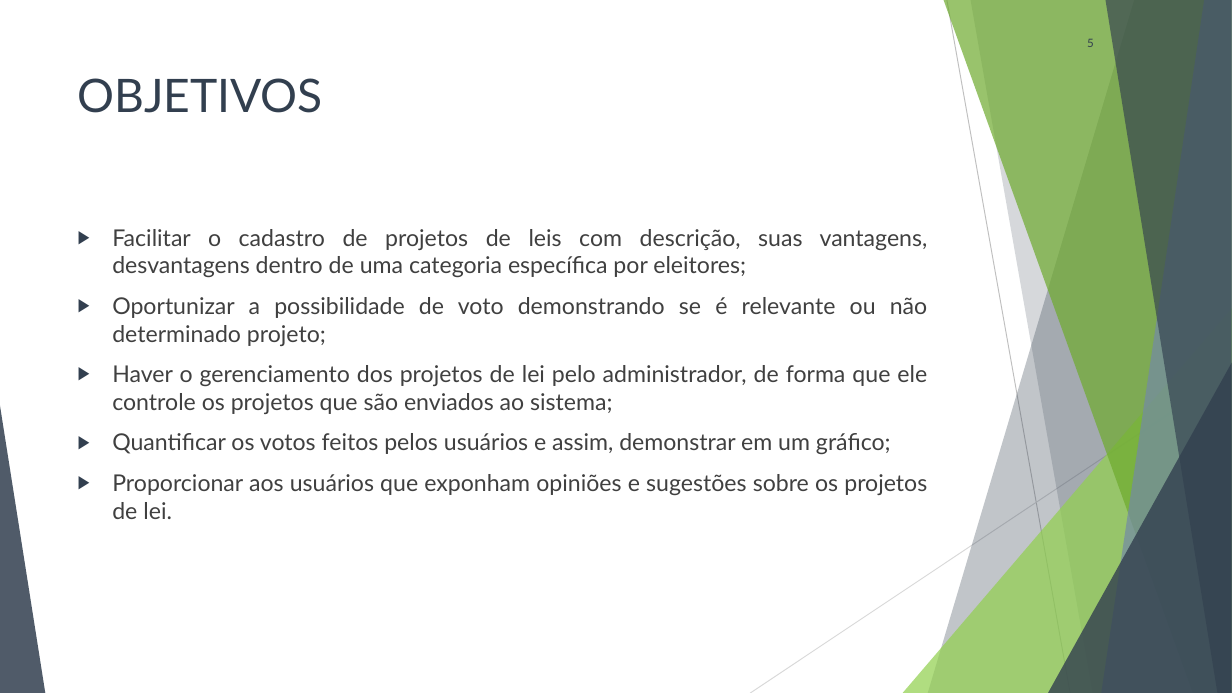
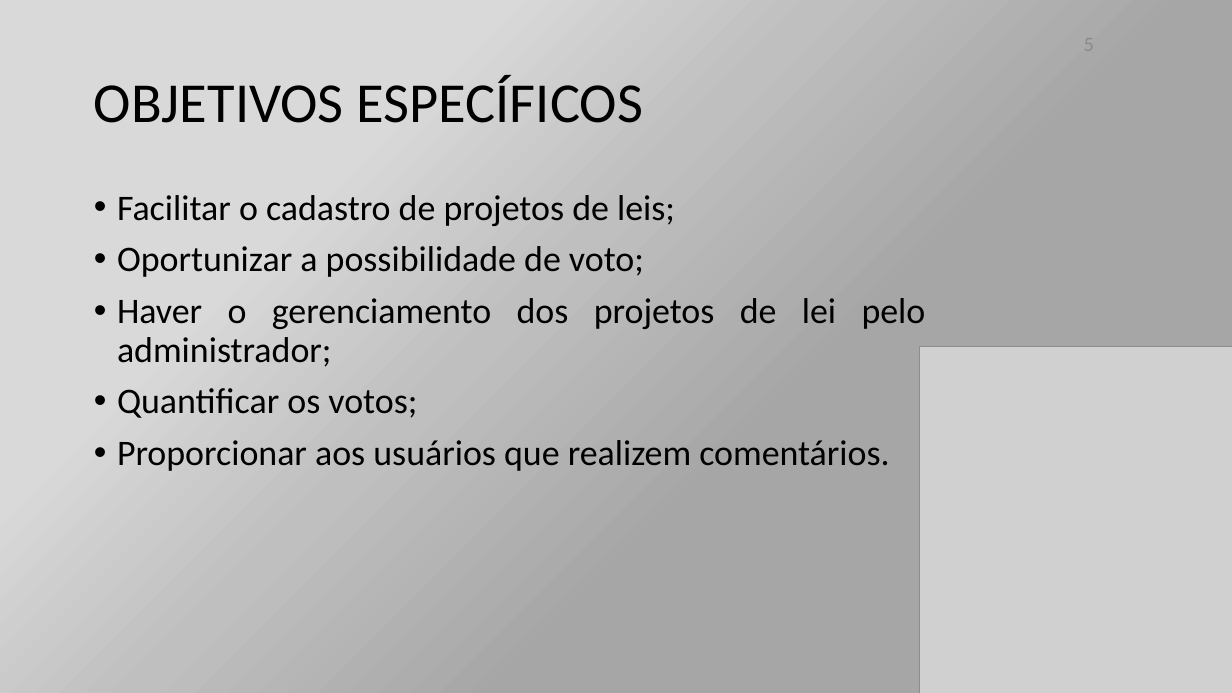
Before and after one commit to IsabelaSucharski/OpinemBem, a slide deck: slide 5 of Documentos/Opinem Bem TCC.pptx. Drawn at 1232x693 pixels with LibreOffice and Linux fonts; fonts in the diff are those of the drawing; grey boxes stand for pictures. Boxes give left, top, right and bottom in pixels: in the first picture for what was removed or moved away, otherwise in the second. Text is boxed around its words. In the diff, an @@ line names an element or a change of style, - is before the commit and + after.

```diff
--- a/Documentos/Opinem Bem TCC.pptx
+++ b/Documentos/Opinem Bem TCC.pptx
@@ background #FFFFFF to gradient #A6A6A6 to #BFBFBF to #D9D9D9 @@
@@ title "OBJETIVOS ESPECÍFICOS" at box(94, 75, 643, 123): vertical alignment top to middle @@
@@ page number removed at box(1087, 39, 1094, 47) @@
-5
@@ title at box(94, 75, 643, 123): text changed; size 36 to 44 pt; font Lato to Calibri; text colour #323F4F to #000000 @@
-OBJETIVOS
+OBJETIVOS ESPECÍFICOS
@@ text at box(117, 195, 926, 471): text changed; size 18 to 28 pt; font Lato to Calibri; text colour #404040 to #000000 @@
-▶ Facilitar o cadastro de projetos de leis com descrição, suas vantagens, desvantagens dentro de uma categoria específica por eleitores;
-▶ Oportunizar a possibilidade de voto demonstrando se é relevante ou não determinado projeto;
-▶ Haver o gerenciamento dos projetos de lei pelo administrador, de forma que ele controle os projetos que são enviados ao sistema;
-▶ Quantificar os votos feitos pelos usuários e assim, demonstrar em um gráfico;
-▶ Proporcionar aos usuários que exponham opiniões e sugestões sobre os projetos de lei.
+• Facilitar o cadastro de projetos de leis;
+• Oportunizar a possibilidade de voto;
+• Haver o gerenciamento dos projetos de lei pelo administrador;
+• Quantificar os votos;
+• Proporcionar aos usuários que realizem comentários.
@@ picture added at box(920, 347, 1232, 693) @@
@@ group removed at box(0, 0, 1232, 693): 5 freeform shapes, 3 triangles, 2 lines @@
```
Also in this commit, not shown: 5 other slides changed, 4 slides added, 3 slides removed, 1 other file.
